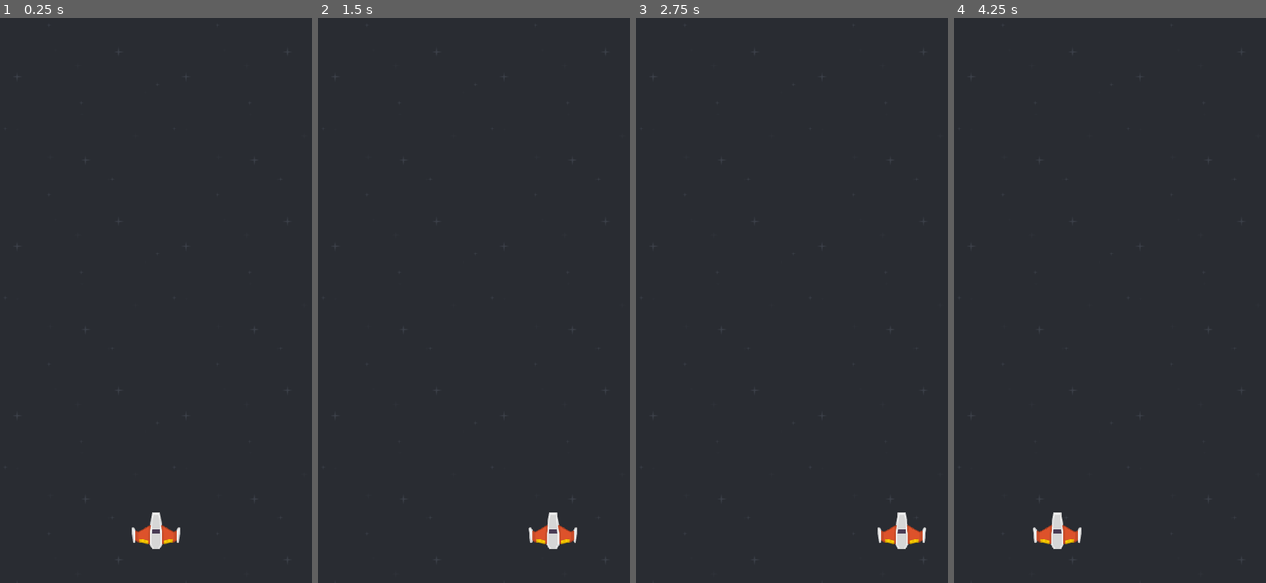
Above: before the commit, frames 1-4 (left to right).
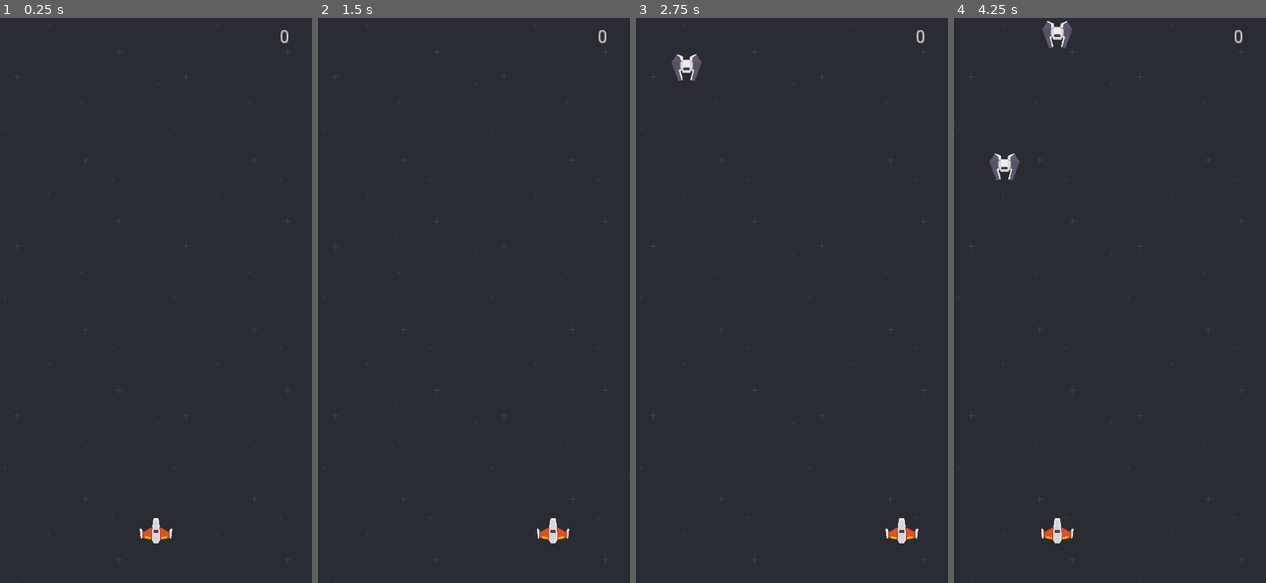
Above: after the commit, the same moments.

Repository: beratcmn/godot-space-invaders
Game: Godot game, scene res://Scenes/World/World.tscn
Same seed, same stepped clock (60 frames per second), same inputs: the game is played once before the commit and once after it.
Inputs:
- Up to frame 1 (0.25 s): no input
- Up to frame 2 (1.5 s): tap Enter at 0.5 s; hold D (move_right) 0.53-1.28 s; tap Space (shoot) at 0.6, 1.35 s; hold A (move_left) from 1.28 s (still down)
- Up to frame 3 (2.75 s): release A (move_left) at 2.03 s; hold D (move_right) from 2.03 s (still down); tap Space (shoot) at 2.1 s
- Up to frame 4 (4.25 s): tap Space (shoot) at 2.85, 3.6 s; release D (move_right) at 3.53 s; hold A (move_left) from 3.53 s (still down)

The runs differ from the first frame. In frame 1, 0.5% of the frame differs, in the area x 42-93%, y 2-94%; in frame 2, 0.4%; in frame 3, 0.7%; in frame 4, 1.0%, in the area x 11-93%, y 0-94%.
Error before the commit: Trying to assign value of type 'Node' to a variable of type 'Node2D'. (res://Modules/Player/Player.gd:13)
Error after the commit: Trying to assign value of type 'Node' to a variable of type 'Node2D'. (res://Modules/Player/Player.gd:20)

Commit message:
Enemies randomly spawn and can be killed

Diff:
--- /dev/null
+++ b/Modules/Enemies/EnemyShip1/EnemyShip1.gd
@@ -0,0 +1,32 @@
+extends Area2D
+
+export var hp: int = 50
+
+export var speed: int = 100
+
+func _ready() -> void:
+	pass # Replace with function body.
+
+
+func _process(delta: float) -> void:
+	DestroyEnemyOutOfScreen()
+
+func _physics_process(delta: float) -> void:
+	global_position.y += speed * delta
+
+
+func DestroyEnemyOutOfScreen():
+	if global_position.y > (get_viewport_rect().size.y + 15):
+		queue_free()
+
+func TakeDamage(_damage: int):
+	hp -= _damage
+	if (hp <= 0):
+		var player = get_tree().get_root().get_child(0).get_node("Player")
+		player.playerScore += 1
+		queue_free()
+
+
+func _on_EnemyShip1_area_entered(area: Area2D) -> void:
+	if (area is Player):
+		area.TakeDamage(50)
--- /dev/null
+++ b/Modules/Enemies/EnemyShip1/EnemyShip1.tscn
@@ -0,0 +1,24 @@
+[gd_scene load_steps=4 format=2]
+
+[ext_resource path="res://Assets/Kenney Space Shooter Pack/enemyBlack1.png" type="Texture" id=1]
+[ext_resource path="res://Modules/Enemies/EnemyShip1/EnemyShip1.gd" type="Script" id=2]
+
+[sub_resource type="CircleShape2D" id=1]
+radius = 46.5296
+
+[node name="EnemyShip1" type="Area2D" groups=["Enemies"]]
+scale = Vector2( 0.5, 0.5 )
+collision_layer = 4
+collision_mask = 11
+script = ExtResource( 2 )
+__meta__ = {
+"_edit_group_": true
+}
+
+[node name="Sprite" type="Sprite" parent="."]
+texture = ExtResource( 1 )
+
+[node name="CollisionShape2D" type="CollisionShape2D" parent="."]
+shape = SubResource( 1 )
+
+[connection signal="area_entered" from="." to="." method="_on_EnemyShip1_area_entered"]
--- /dev/null
+++ b/Modules/EnemySpawner/EnemySpawner.gd
@@ -0,0 +1,21 @@
+extends Node2D
+
+var spawnPositions = null
+
+var EnemyScene = preload("res://Modules/Enemies/EnemyShip1/EnemyShip1.tscn")
+
+func _ready() -> void:
+	#randomize()
+	spawnPositions = $SpawnPositions.get_children()
+
+#func _process(delta: float) -> void:
+#	pass
+
+func SpawnEnemy():
+	var index = randi()% spawnPositions.size()
+	var enemy = EnemyScene.instance()
+	enemy.global_position = spawnPositions[index].global_position
+	$Enemies.add_child(enemy)
+
+func _on_Timer_timeout() -> void:
+	SpawnEnemy()
--- /dev/null
+++ b/Modules/EnemySpawner/EnemySpawner.tscn
@@ -0,0 +1,31 @@
+[gd_scene load_steps=2 format=2]
+
+[ext_resource path="res://Modules/EnemySpawner/EnemySpawner.gd" type="Script" id=1]
+
+[node name="EnemySpawner" type="Node2D"]
+script = ExtResource( 1 )
+
+[node name="Timer" type="Timer" parent="."]
+wait_time = 2.0
+autostart = true
+
+[node name="SpawnPositions" type="Node2D" parent="."]
+
+[node name="SpawnLocation 1" type="Position2D" parent="SpawnPositions"]
+position = Vector2( 80, 0 )
+
+[node name="SpawnLocation 2" type="Position2D" parent="SpawnPositions"]
+position = Vector2( 160, 0 )
+
+[node name="SpawnLocation 3" type="Position2D" parent="SpawnPositions"]
+position = Vector2( 240, 0 )
+
+[node name="SpawnLocation 4" type="Position2D" parent="SpawnPositions"]
+position = Vector2( 320, 0 )
+
+[node name="SpawnLocation 5" type="Position2D" parent="SpawnPositions"]
+position = Vector2( 400, 0 )
+
+[node name="Enemies" type="Node2D" parent="."]
+
+[connection signal="timeout" from="Timer" to="." method="_on_Timer_timeout"]
--- a/Modules/Player/Player.gd
+++ b/Modules/Player/Player.gd
@@ -1,4 +1,9 @@
 extends Area2D
+class_name Player
+
+var playerScore: int = 0
+
+export var hp: int = 100
 
 var speed: int = 400
 var movementVector: Vector2 = Vector2(0, 0)
@@ -9,16 +14,17 @@
 
 var Level: Node2D
 
+var PlayerScoreLabel: Label
+
 func _ready() -> void:
 	Level = get_tree().get_root().get_child(0)
+	PlayerScoreLabel = $"../UI/PlayerScore"
 
 func _process(delta: float) -> void:
 	HandleMovementInput()
+	HandleShooting()
 
-	if Input.is_action_just_released("shoot"):
-		var bullet = Bullet.instance()
-		bullet.global_position = $BulletSpawnPoint.global_position
-		Level.add_child(bullet)
+	PlayerScoreLabel.text = str(playerScore)
 
 func _physics_process(delta: float) -> void:
 	global_position += movementVector * speed * delta
@@ -28,3 +34,17 @@
 		1 if Input.is_action_pressed("move_right") and global_position.x < 480 - shipMovementPadding else -1 if Input.is_action_pressed("move_left") and  global_position.x > 0 + shipMovementPadding else 0,
 		0
 	)
+
+func HandleShooting():
+	if Input.is_action_just_released("shoot"):
+		var bullet = Bullet.instance()
+		bullet.global_position = $BulletSpawnPoint.global_position
+		Level.add_child(bullet)
+
+func TakeDamage(_damage: int):
+	hp -= _damage
+
+
+func _on_Player_area_entered(area: Area2D) -> void:
+	if (area.is_in_group("Enemies")):
+		area.TakeDamage(100)
--- a/Modules/Player/Player.tscn
+++ b/Modules/Player/Player.tscn
@@ -4,7 +4,9 @@
 [ext_resource path="res://Modules/Player/Player.gd" type="Script" id=2]
 
 [node name="Player" type="Area2D"]
-scale = Vector2( 0.75, 0.75 )
+scale = Vector2( 0.5, 0.5 )
+collision_layer = 2
+collision_mask = 21
 script = ExtResource( 2 )
 
 [node name="Sprite" type="Sprite" parent="."]
@@ -15,3 +17,5 @@
 
 [node name="BulletSpawnPoint" type="Node2D" parent="."]
 position = Vector2( 0, -50 )
+
+[connection signal="area_entered" from="." to="." method="_on_Player_area_entered"]
--- a/Modules/PlayerBullet/PlayerBullet.gd
+++ b/Modules/PlayerBullet/PlayerBullet.gd
@@ -15,3 +15,8 @@
 
 func _on_Timer_timeout() -> void:
 	queue_free()
+
+
+func _on_PlayerBullet_area_entered(area: Area2D) -> void:
+	if (area.is_in_group("Enemies")):
+		area.TakeDamage(50)
--- a/Modules/PlayerBullet/PlayerBullet.tscn
+++ b/Modules/PlayerBullet/PlayerBullet.tscn
@@ -8,6 +8,8 @@
 height = 30.0
 
 [node name="PlayerBullet" type="Area2D"]
+collision_layer = 8
+collision_mask = 21
 script = ExtResource( 2 )
 
 [node name="Sprite" type="Sprite" parent="."]
@@ -21,4 +23,5 @@
 one_shot = true
 autostart = true
 
+[connection signal="area_entered" from="." to="." method="_on_PlayerBullet_area_entered"]
 [connection signal="timeout" from="Timer" to="." method="_on_Timer_timeout"]
--- a/Scenes/World/World.tscn
+++ b/Scenes/World/World.tscn
@@ -1,7 +1,8 @@
-[gd_scene load_steps=3 format=2]
+[gd_scene load_steps=4 format=2]
 
 [ext_resource path="res://Modules/Player/Player.tscn" type="PackedScene" id=1]
 [ext_resource path="res://Assets/Kenney Space Shooter Pack/blue.png" type="Texture" id=2]
+[ext_resource path="res://Modules/EnemySpawner/EnemySpawner.tscn" type="PackedScene" id=3]
 
 [node name="World" type="Node2D"]
 
@@ -14,5 +15,21 @@
 region_enabled = true
 region_rect = Rect2( 0, 0, 480, 854 )
 
+[node name="EnemySpawner" parent="." instance=ExtResource( 3 )]
+
 [node name="Player" parent="." instance=ExtResource( 1 )]
 position = Vector2( 240, 775 )
+
+[node name="UI" type="Node" parent="."]
+
+[node name="PlayerScore" type="Label" parent="UI"]
+anchor_left = 1.0
+anchor_right = 1.0
+margin_left = -91.0
+margin_right = -45.0
+margin_bottom = 31.0
+rect_scale = Vector2( 2, 2 )
+text = "0"
+align = 1
+valign = 1
+autowrap = true
--- a/project.godot
+++ b/project.godot
@@ -7,6 +7,16 @@
 ;   param=value ; assign values to parameters
 
 config_version=4
+
+_global_script_classes=[ {
+"base": "Area2D",
+"class": "Player",
+"language": "GDScript",
+"path": "res://Modules/Player/Player.gd"
+} ]
+_global_script_class_icons={
+"Player": ""
+}
 
 [application]
 
@@ -45,6 +55,14 @@
  ]
 }
 
+[layer_names]
+
+2d_physics/layer_1="env"
+2d_physics/layer_2="player"
+2d_physics/layer_3="enemies"
+2d_physics/layer_4="player_laser"
+2d_physics/layer_5="enemy_laser"
+
 [physics]
 
 common/enable_pause_aware_picking=true
